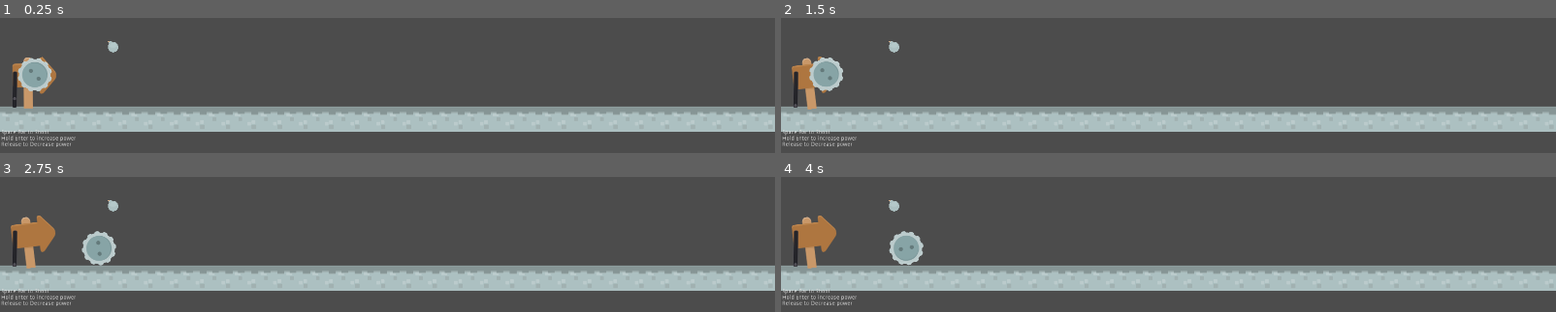
Above: before the commit, frames 1-4 (two rows, left to right).
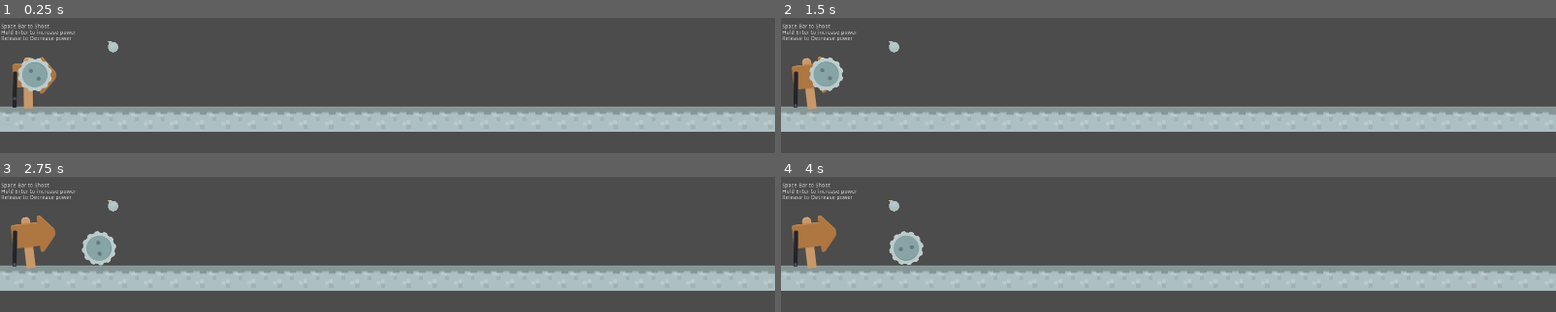
Above: after the commit, the same moments.

Repository: PandorasGit/P1-paroberts
Game: Godot game, scene res://World/World.tscn
Same seed, same stepped clock (60 frames per second), same inputs: the game is played once before the commit and once after it.
Inputs:
- Up to frame 1 (0.25 s): no input
- Up to frame 2 (1.5 s): tap Enter (adjustPower) at 0.5 s; hold Enter (adjustPower) 0.53-1.28 s; tap Space (launch) at 1.25, 1.35 s
- Up to frame 3 (2.75 s): hold Enter (adjustPower) from 2.03 s (still down)
- Up to frame 4 (4 s): release Enter (adjustPower) at 2.78 s; tap Space (launch) at 2.85 s; hold Enter (adjustPower) from 3.53 s (still down)

The runs differ from the first frame. In frame 1, 0.7% of the frame differs, in the area x 0-10%, y 4-96%; in frame 2, 0.7%; in frame 3, 0.7%; in frame 4, 0.7%.

Commit message:
Raise Up HUD

Diff:
--- a/Project/HUD/HUD.tscn
+++ b/Project/HUD/HUD.tscn
@@ -4,9 +4,9 @@
 
 [node name="RichTextLabel" type="RichTextLabel" parent="."]
 margin_left = 3.0
-margin_top = 762.0
+margin_top = 498.0
 margin_right = 195.0
-margin_bottom = 834.0
+margin_bottom = 570.0
 text = "Space Bar to Shoot
 Hold Enter to increase power
 Release to Decrease power"
--- a/Project/World/World.tscn
+++ b/Project/World/World.tscn
@@ -43,7 +43,7 @@
 [node name="Launcher" parent="." instance=ExtResource( 1 )]
 position = Vector2( 86, 645 )
 
-[node name="CanvasLayer" parent="." instance=ExtResource( 3 )]
+[node name="PowerBar" parent="." instance=ExtResource( 3 )]
 
 [node name="Target" parent="." instance=ExtResource( 4 )]
 position = Vector2( 280, 555 )
--- a/Project/project.godot
+++ b/Project/project.godot
@@ -18,7 +18,7 @@
 
 window/size/width=1920
 window/size/height=1080
-window/stretch/aspect="expand"
+window/stretch/aspect="keep"
 
 [gui]
 
